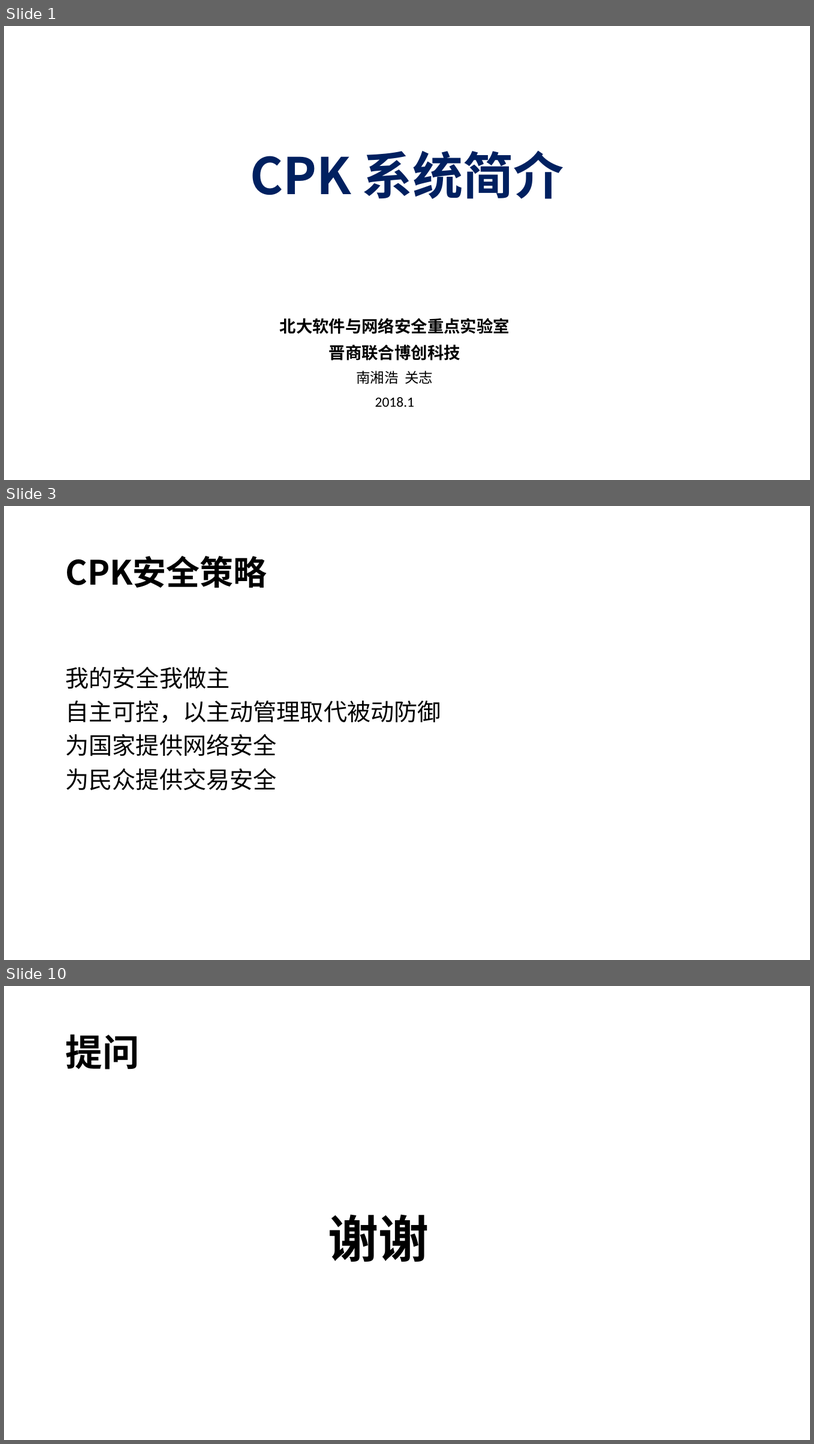
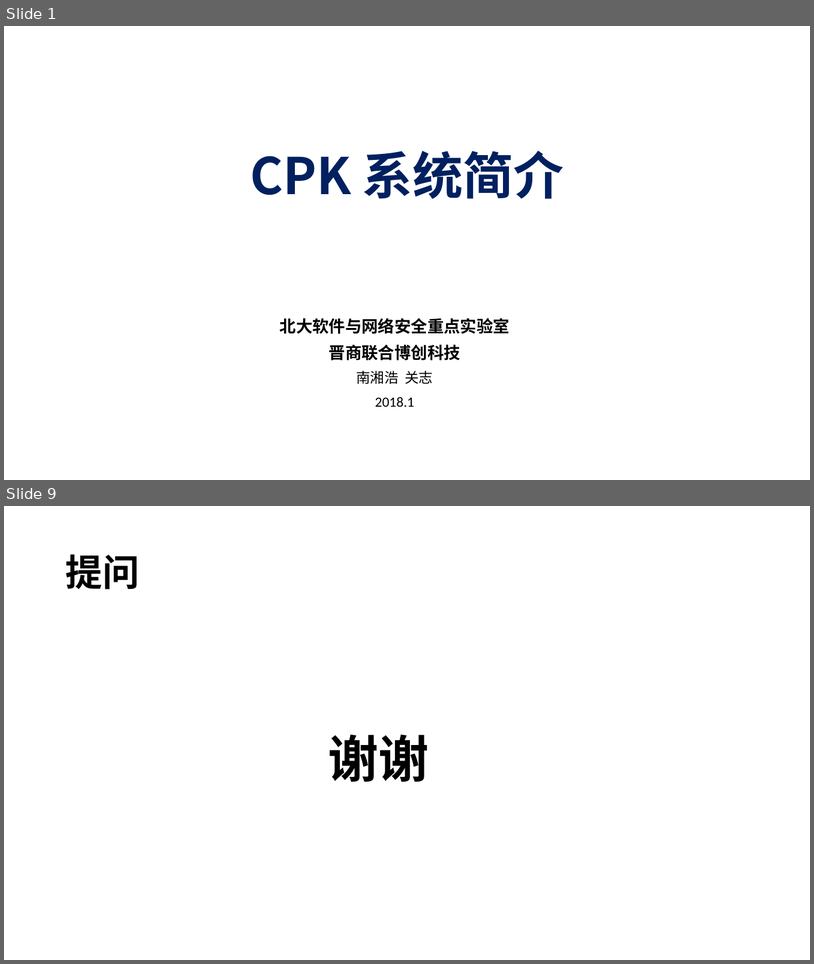
Before and after one commit to CombinedPublicKey/Website, a slide deck: slides/CPK系统(中).pptx. Shown one above the other, each under a label of ours: slides 1, 3 and 10 before the commit, slides 1 and 9 after it; the slides between them are not shown. The pictures are 814x1444 and 814x964 pixels, drawn with LibreOffice and Linux fonts; fonts in the diff are those of the drawing. Boxes give left, top, right and bottom in pixels: in the first picture for what was removed or moved away, otherwise in the second. Text is boxed around its words. In the diff, an @@ line names an element or a change of style, - is before the commit and + after.

```diff
--- a/slides/CPK系统(中).pptx
+++ b/slides/CPK系统(中).pptx
@@ slide 3 removed at (4,506,810,960), background #FFFFFF @@
@@ title removed at (65,556,267,588) @@
-CPK安全策略
@@ text removed at (65,666,441,790) @@
-我的安全我做主
-自主可控，以主动管理取代被动防御
-为国家提供网络安全
-为民众提供交易安全
@@ what was slide 10 is now slide 9 @@
```
Also in this commit, not shown: 7 slides changed.
